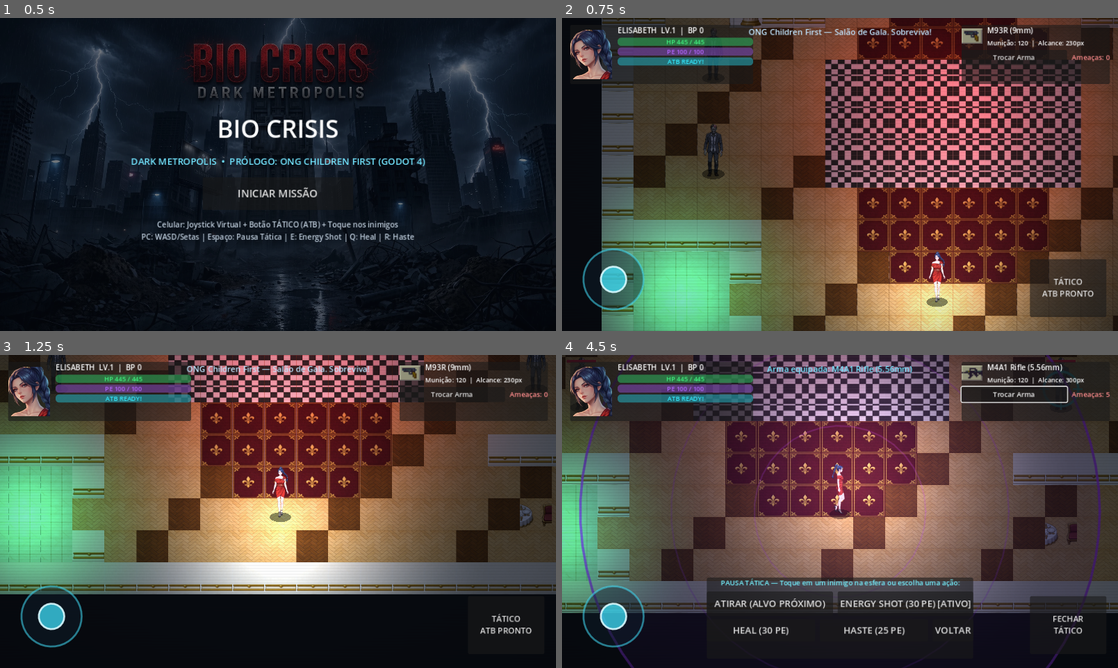
Above: before the commit, frames 1-4 (two rows, left to right).
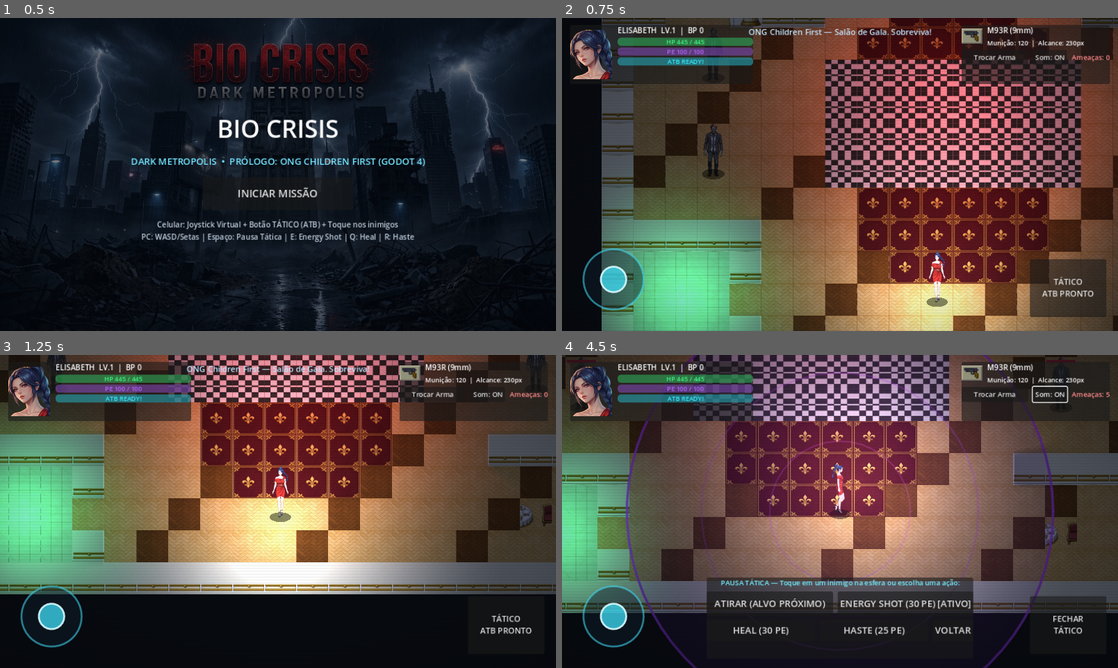
Above: after the commit, the same moments.

Repository: Edsephiroth/Bio-Crisis
Game: Godot game, scene res://src/ui/title_screen.tscn
Two runs of this game, one before a commit and one after it. Both use one fixed random seed, a clock stepped at 60 frames per second and the inputs below. Sound files missing from this copy of the repository are replaced by a short silence.
Inputs (mouse positions are in pixels of both pictures, inside the frame that each line leads up to):
- Up to frame 1 (0.5 s): no input
- Up to frame 2 (0.75 s): click "INICIAR MISSÃO" at 0.5 s
- Up to frame 3 (1.25 s): no input
- Up to frame 4 (4.5 s): click (1051, 395) at 1.25 s, where only the run after the commit has a clickable "Som: ON"; click (1051, 395) at 2 s, where only the run after the commit has a clickable "Som: OFF"; drag from (612, 617) to (895, 442) at 2.77 s; drag from (728, 527) to (812, 574) at 3.52 s; move the mouse to (895, 442) at 4.27 s; hold D (move_right) from 4.28 s (still down); hold E (pe_energy_shot) from 4.28 s (still down)

Frame 1 is identical in both runs. In frame 2, 0.4% of the frame differs, in the area x 38-100%, y 0-15%; in frame 3, 0.4%; in frame 4, 3.6%, in the area x 3-97%, y 0-100%.

Commit message:
feat(bloco-1): add AudioManager SFX/BGM, NavigationAgent2D pathfinding, dynamic 2D wall shadows, and fix Web export templates

Diff:
--- a/project.godot
+++ b/project.godot
@@ -21,6 +21,7 @@
 
 EventBus="*res://src/autoload/event_bus.gd"
 GameState="*res://src/autoload/game_state.gd"
+AudioManager="*res://src/autoload/audio_manager.gd"
 
 [display]
 
--- /dev/null
+++ b/src/autoload/audio_manager.gd
@@ -0,0 +1,120 @@
+extends Node
+
+## Centralized audio engine with SFX pooling, pitch jitter, and looping survival horror BGM.
+
+const SFX_PATHS: Dictionary = {
+	"pistol": "res://assets/audio/sfx_pistol.wav",
+	"shotgun": "res://assets/audio/sfx_shotgun.wav",
+	"rifle": "res://assets/audio/sfx_rifle.wav",
+	"energy_shot": "res://assets/audio/sfx_energy_shot.wav",
+	"heal": "res://assets/audio/sfx_heal.wav",
+	"haste": "res://assets/audio/sfx_haste.wav",
+	"atb_ready": "res://assets/audio/sfx_atb_ready.wav",
+	"tactical_open": "res://assets/audio/sfx_tactical_open.wav",
+	"hit_enemy": "res://assets/audio/sfx_hit_enemy.wav",
+	"player_hurt": "res://assets/audio/sfx_player_hurt.wav",
+	"enemy_die": "res://assets/audio/sfx_enemy_die.wav",
+	"step": "res://assets/audio/sfx_step.wav",
+	"level_up": "res://assets/audio/sfx_level_up.wav",
+}
+
+const BGM_AMBIENT_PATH: String = "res://assets/audio/bgm_gala_ambient.wav"
+const POOL_SIZE: int = 10
+
+var sfx_streams: Dictionary = {}
+var bgm_ambient: AudioStream = null
+var sfx_pool: Array[AudioStreamPlayer] = []
+var bgm_player: AudioStreamPlayer
+var is_muted: bool = false
+var _pool_cursor: int = 0
+
+
+func _ready() -> void:
+	for key in SFX_PATHS.keys():
+		var path: String = str(SFX_PATHS[key])
+		if ResourceLoader.exists(path):
+			sfx_streams[key] = load(path) as AudioStream
+
+	if ResourceLoader.exists(BGM_AMBIENT_PATH):
+		bgm_ambient = load(BGM_AMBIENT_PATH) as AudioStream
+
+	for i in range(POOL_SIZE):
+		var player := AudioStreamPlayer.new()
+		player.volume_db = -4.0
+		add_child(player)
+		sfx_pool.append(player)
+
+	bgm_player = AudioStreamPlayer.new()
+	bgm_player.volume_db = -14.0
+	bgm_player.finished.connect(_on_bgm_finished)
+	add_child(bgm_player)
+
+	EventBus.tactical_mode_changed.connect(_on_tactical_mode_changed)
+	EventBus.enemy_defeated.connect(_on_enemy_defeated)
+
+
+func start_ambient_bgm() -> void:
+	if bgm_player == null or bgm_ambient == null:
+		return
+	if bgm_player.stream != bgm_ambient:
+		bgm_player.stream = bgm_ambient
+	if not bgm_player.playing and not is_muted:
+		bgm_player.play()
+
+
+func stop_bgm() -> void:
+	if bgm_player != null and bgm_player.playing:
+		bgm_player.stop()
+
+
+func _on_bgm_finished() -> void:
+	if not is_muted and bgm_player != null and bgm_player.stream != null:
+		bgm_player.play()
+
+
+func toggle_mute() -> bool:
+	is_muted = not is_muted
+	var master_idx: int = AudioServer.get_bus_index("Master")
+	if master_idx >= 0:
+		AudioServer.set_bus_mute(master_idx, is_muted)
+	if not is_muted and bgm_player != null and bgm_player.stream != null and not bgm_player.playing:
+		bgm_player.play()
+	return is_muted
+
+
+func play_sfx(key: String, volume_db: float = -3.0, pitch_jitter: float = 0.06) -> void:
+	if is_muted or not sfx_streams.has(key) or sfx_pool.is_empty():
+		return
+	var player: AudioStreamPlayer = sfx_pool[_pool_cursor % sfx_pool.size()]
+	_pool_cursor = (_pool_cursor + 1) % sfx_pool.size()
+	player.stream = sfx_streams[key] as AudioStream
+	player.volume_db = volume_db
+	player.pitch_scale = randf_range(1.0 - pitch_jitter, 1.0 + pitch_jitter) if pitch_jitter > 0.0 else 1.0
+	player.play()
+
+
+func play_weapon_sfx(weapon_id: String, is_energy_shot: bool) -> void:
+	if is_energy_shot:
+		play_sfx("energy_shot", -2.0, 0.03)
+		return
+	match weapon_id:
+		"m870":
+			play_sfx("shotgun", -1.5, 0.05)
+		"m4a1":
+			play_sfx("rifle", -2.5, 0.06)
+		_:
+			play_sfx("pistol", -2.5, 0.07)
+
+
+func _on_tactical_mode_changed(active: bool, _mode_type: String) -> void:
+	if active:
+		play_sfx("tactical_open", -4.0, 0.02)
+		if bgm_player != null:
+			bgm_player.volume_db = -20.0
+	else:
+		if bgm_player != null:
+			bgm_player.volume_db = -14.0
+
+
+func _on_enemy_defeated(_name: String, _exp: int, _bp: int, _pos: Vector2) -> void:
+	play_sfx("enemy_die", -2.5, 0.05)
--- a/src/autoload/game_state.gd
+++ b/src/autoload/game_state.gd
@@ -154,7 +154,10 @@
 
 	var atb_mult: float = 2.0 if haste_timer > 0.0 else 1.0
 	if atb < 100.0:
+		var was_ready: bool = atb >= 99.9
 		atb = minf(100.0, atb + atb_rate * atb_mult * delta)
+		if not was_ready and atb >= 99.9:
+			AudioManager.play_sfx("atb_ready", -5.0, 0.02)
 		changed = true
 
 	var pe_regen: float = 12.0 if in_safe_room else 2.2
@@ -188,6 +191,7 @@
 		final_dmg = int(round(float(amount) * 0.75))
 
 	hp = maxi(0, hp - final_dmg)
+	AudioManager.play_sfx("player_hurt", -2.0, 0.05)
 	EventBus.floating_text_requested.emit("-%d" % final_dmg, world_pos + Vector2(0, -40), Color(1.0, 0.28, 0.32))
 	EventBus.screen_shake_requested.emit(7.0, 0.22)
 	EventBus.player_stats_changed.emit()
@@ -219,6 +223,7 @@
 		max_pe += 15.0
 		pe = max_pe
 		base_attack += 4
+		AudioManager.play_sfx("level_up", -1.5, 0.0)
 		EventBus.floating_text_requested.emit("LEVEL UP! LV.%d" % level, world_pos + Vector2(0, -64), Color(1.0, 0.88, 0.3))
 		EventBus.toast_message.emit("Nível %d alcançado! HP e PE restaurados." % level, Color(1.0, 0.85, 0.3))
 	EventBus.player_stats_changed.emit()
--- a/src/entities/enemies/deformed_common.tscn
+++ b/src/entities/enemies/deformed_common.tscn
@@ -22,3 +22,8 @@
 
 [node name="CollisionShape2D" type="CollisionShape2D" parent="."]
 shape = SubResource("CircleShape2D_enemy")
+
+[node name="NavigationAgent2D" type="NavigationAgent2D" parent="."]
+path_desired_distance = 12.0
+target_desired_distance = 16.0
+radius = 16.0
--- a/src/entities/enemies/enemy_base.gd
+++ b/src/entities/enemies/enemy_base.gd
@@ -13,10 +13,12 @@
 @export var bp_reward: int = 18
 
 @onready var sprite: Sprite2D = $Sprite2D
+@onready var nav_agent: NavigationAgent2D = $NavigationAgent2D
 
 var hp: int = 95
 var state: AIState = AIState.IDLE
 var state_timer: float = 0.0
+var nav_repath_timer: float = 0.0
 var anim_timer: float = 0.0
 var anim_frame: int = 0
 var dir_row: int = 0 # 0 = D, 1 = U
@@ -85,7 +87,17 @@
 				state = AIState.IDLE
 				velocity = Vector2.ZERO
 			else:
-				var dir: Vector2 = to_player.normalized()
+				nav_repath_timer -= delta
+				if nav_repath_timer <= 0.0:
+					nav_repath_timer = 0.16
+					nav_agent.target_position = player.global_position
+
+				var next_pos: Vector2 = nav_agent.get_next_path_position()
+				var dir: Vector2 = (next_pos - global_position)
+				if dir.length_squared() < 4.0:
+					dir = to_player
+				dir = dir.normalized()
+
 				velocity = dir * move_speed
 				move_and_slide()
 				dir_row = 1 if dir.y < -0.2 else 0
@@ -116,6 +128,7 @@
 func take_damage(amount: int, is_crit: bool = false) -> void:
 	hp = maxi(0, hp - amount)
 	hit_flash_timer = 0.16
+	AudioManager.play_sfx("hit_enemy", -3.0, 0.09)
 	var col: Color = Color(1.0, 0.9, 0.25) if is_crit else Color(1.0, 0.95, 0.95)
 	var label: String = "%d CRIT!" % amount if is_crit else "%d" % amount
 	EventBus.floating_text_requested.emit(label, global_position + Vector2(0, -52), col)
--- a/src/entities/player/elisabeth.gd
+++ b/src/entities/player/elisabeth.gd
@@ -76,6 +76,8 @@
 		if anim_timer >= 1.0:
 			anim_timer -= 1.0
 			anim_frame = (anim_frame + 1) % 8
+			if anim_frame == 2 or anim_frame == 6:
+				AudioManager.play_sfx("step", -11.0, 0.14)
 	else:
 		anim_frame = 0
 		anim_timer = 0.0
--- a/src/entities/player/elisabeth.tscn
+++ b/src/entities/player/elisabeth.tscn
@@ -27,9 +27,12 @@
 [node name="Flashlight" type="PointLight2D" parent="."]
 position = Vector2(0, 12)
 color = Color(0.86, 0.93, 1, 1)
-energy = 1.35
+energy = 1.45
+shadow_enabled = true
+shadow_filter = 1
+shadow_filter_smooth = 2.0
 texture = ExtResource("3_light")
-texture_scale = 2.6
+texture_scale = 2.8
 
 [node name="Camera2D" type="Camera2D" parent="."]
 zoom = Vector2(1.15, 1.15)
--- a/src/levels/children_first_hall.gd
+++ b/src/levels/children_first_hall.gd
@@ -38,6 +38,8 @@
 @onready var emergency_light: PointLight2D = $Lights/EmergencyLight
 @onready var safe_light: PointLight2D = $Lights/SafeRoomLight
 @onready var walls_body: StaticBody2D = $WallsBody
+@onready var nav_region: NavigationRegion2D = $NavigationRegion2D
+@onready var occluders_root: Node2D = $Occluders
 
 var safe_room_rect: Rect2 = Rect2(1 * TILE_SIZE, 12 * TILE_SIZE, 3 * TILE_SIZE, 3 * TILE_SIZE)
 var tracer_lines: Array[Dictionary] = []
@@ -48,6 +50,8 @@
 func _ready() -> void:
 	GameState.reset_run()
 	_build_map_collisions_and_spawns()
+	_bake_navigation_mesh()
+	AudioManager.start_ambient_bgm()
 	EventBus.enemy_defeated.connect(_on_enemy_defeated)
 	EventBus.floating_text_requested.connect(_on_floating_text)
 	EventBus.weapon_fired.connect(_on_weapon_fired)
@@ -68,6 +72,10 @@
 				col_shape.shape = rect
 				col_shape.position = center
 				walls_body.add_child(col_shape)
+
+				# Add dynamic 2D shadow occluders on interior walls/pillars
+				if x > 0 and x < MAP_COLS - 1 and y > 0 and y < MAP_ROWS - 1:
+					_add_wall_occluder(x, y)
 			elif ch == "P":
 				player.global_position = center
 			elif ch == "E":
@@ -79,6 +87,58 @@
 
 	safe_light.position = safe_room_rect.get_center()
 	emergency_light.position = Vector2(11 * TILE_SIZE, 7.5 * TILE_SIZE)
+
+
+func _add_wall_occluder(tx: int, ty: int) -> void:
+	var occ := LightOccluder2D.new()
+	var poly := OccluderPolygon2D.new()
+	var x0: float = float(tx * TILE_SIZE) + 2.0
+	var y0: float = float(ty * TILE_SIZE) + 2.0
+	var x1: float = float((tx + 1) * TILE_SIZE) - 2.0
+	var y1: float = float((ty + 1) * TILE_SIZE) - 2.0
+	poly.polygon = PackedVector2Array([
+		Vector2(x0, y0),
+		Vector2(x1, y0),
+		Vector2(x1, y1),
+		Vector2(x0, y1),
+	])
+	occ.occluder = poly
+	occluders_root.add_child(occ)
+
+
+func _bake_navigation_mesh() -> void:
+	var nav_poly := NavigationPolygon.new()
+	nav_poly.agent_radius = 16.0
+	var source_data := NavigationMeshSourceGeometryData2D.new()
+
+	# Full interior traversable outline
+	var w: float = float(MAP_COLS * TILE_SIZE)
+	var h: float = float(MAP_ROWS * TILE_SIZE)
+	source_data.add_traversable_outline(PackedVector2Array([
+		Vector2(TILE_SIZE, TILE_SIZE),
+		Vector2(w - TILE_SIZE, TILE_SIZE),
+		Vector2(w - TILE_SIZE, h - TILE_SIZE),
+		Vector2(TILE_SIZE, h - TILE_SIZE),
+	]))
+
+	# Carve out wall tiles as navigation obstructions
+	for y in range(1, MAP_ROWS - 1):
+		var row: String = LAYOUT[y]
+		for x in range(1, MAP_COLS - 1):
+			if row[x] == "#":
+				var x0: float = float(x * TILE_SIZE)
+				var y0: float = float(y * TILE_SIZE)
+				var x1: float = float((x + 1) * TILE_SIZE)
+				var y1: float = float((y + 1) * TILE_SIZE)
+				source_data.add_obstruction_outline(PackedVector2Array([
+					Vector2(x0, y0),
+					Vector2(x1, y0),
+					Vector2(x1, y1),
+					Vector2(x0, y1),
+				]))
+
+	NavigationServer2D.bake_from_source_geometry_data(nav_poly, source_data)
+	nav_region.navigation_polygon = nav_poly
 
 
 func _spawn_enemy(pos: Vector2, is_alpha: bool, idx: int) -> void:
@@ -275,6 +335,7 @@
 		EventBus.toast_message.emit("PE insuficiente para HEAL (30 PE).", Color(1.0, 0.5, 0.5))
 		return
 	GameState.pe -= 30.0
+	AudioManager.play_sfx("heal", -2.5, 0.02)
 	var heal_amt: int = 85 + GameState.level * 15
 	GameState.heal_player(heal_amt, player.global_position)
 	GameState.set_tactical_pause(false)
@@ -285,6 +346,7 @@
 		EventBus.toast_message.emit("PE insuficiente para HASTE (25 PE).", Color(1.0, 0.5, 0.5))
 		return
 	GameState.pe -= 25.0
+	AudioManager.play_sfx("haste", -2.5, 0.02)
 	GameState.haste_timer = 18.0
 	EventBus.floating_text_requested.emit("HASTE!", player.global_position + Vector2(0, -54), Color(0.4, 0.95, 1.0))
 	EventBus.toast_message.emit("HASTE ativo: ATB e velocidade aumentados!", Color(0.4, 0.95, 1.0))
@@ -292,6 +354,7 @@
 
 
 func _on_weapon_fired(from_pos: Vector2, to_pos: Vector2, is_energy_shot: bool) -> void:
+	AudioManager.play_weapon_sfx(GameState.get_equipped_weapon().id, is_energy_shot)
 	tracer_lines.append({
 		"from": from_pos,
 		"to": to_pos,
--- a/src/levels/children_first_hall.tscn
+++ b/src/levels/children_first_hall.tscn
@@ -22,13 +22,20 @@
 collision_layer = 1
 collision_mask = 0
 
+[node name="NavigationRegion2D" type="NavigationRegion2D" parent="."]
+
+[node name="Occluders" type="Node2D" parent="."]
+
 [node name="Lights" type="Node2D" parent="."]
 
 [node name="EmergencyLight" type="PointLight2D" parent="Lights"]
 color = Color(1, 0.25, 0.25, 1)
 energy = 1.0
+shadow_enabled = true
+shadow_filter = 1
+shadow_filter_smooth = 2.0
 texture = ExtResource("4_light")
-texture_scale = 3.6
+texture_scale = 3.8
 
 [node name="SafeRoomLight" type="PointLight2D" parent="Lights"]
 color = Color(0.28, 1, 0.6, 1)
--- a/src/ui/hud.gd
+++ b/src/ui/hud.gd
@@ -22,6 +22,7 @@
 @onready var btn_haste: Button = %BtnHaste
 @onready var btn_cancel: Button = %BtnCancel
 @onready var btn_switch_weapon: Button = %BtnSwitchWeapon
+@onready var btn_mute: Button = %BtnMute
 
 @onready var end_overlay: ColorRect = %EndOverlay
 @onready var end_title: Label = %EndTitle
@@ -46,6 +47,7 @@
 	btn_haste.pressed.connect(_on_btn_haste_pressed)
 	btn_cancel.pressed.connect(_on_btn_cancel_pressed)
 	btn_switch_weapon.pressed.connect(func() -> void: GameState.cycle_weapon())
+	btn_mute.pressed.connect(_on_btn_mute_pressed)
 	btn_restart.pressed.connect(_on_restart_pressed)
 
 	tactical_panel.visible = false
@@ -170,5 +172,10 @@
 	end_subtitle.text = "Vertical Slice concluído — LV.%d | %d BP acumulados." % [GameState.level, GameState.bp]
 
 
+func _on_btn_mute_pressed() -> void:
+	var muted: bool = AudioManager.toggle_mute()
+	btn_mute.text = "Som: OFF" if muted else "Som: ON"
+
+
 func _on_restart_pressed() -> void:
 	get_tree().reload_current_scene()
--- a/src/ui/hud.tscn
+++ b/src/ui/hud.tscn
@@ -162,6 +162,12 @@
 size_flags_horizontal = 3
 theme_override_font_sizes/font_size = 12
 text = "Trocar Arma"
+
+[node name="BtnMute" type="Button" parent="TopRightPanel/VBox/BottomRow"]
+unique_name_in_owner = true
+layout_mode = 2
+theme_override_font_sizes/font_size = 12
+text = "Som: ON"
 
 [node name="EnemiesLabel" type="Label" parent="TopRightPanel/VBox/BottomRow"]
 unique_name_in_owner = true
Not shown, added: assets/audio/bgm_gala_ambient.wav.import
Not shown, added: assets/audio/sfx_atb_ready.wav.import
Not shown, added: assets/audio/sfx_enemy_die.wav.import
Not shown, added: assets/audio/sfx_energy_shot.wav.import
Not shown, added: assets/audio/sfx_haste.wav.import
Not shown, added: assets/audio/sfx_heal.wav.import
Not shown, added: assets/audio/sfx_hit_enemy.wav.import
Not shown, added: assets/audio/sfx_level_up.wav.import
Not shown, added: assets/audio/sfx_pistol.wav.import
Not shown, added: assets/audio/sfx_player_hurt.wav.import
Not shown, added: assets/audio/sfx_rifle.wav.import
Not shown, added: assets/audio/sfx_shotgun.wav.import
(and 16 more such lines)
